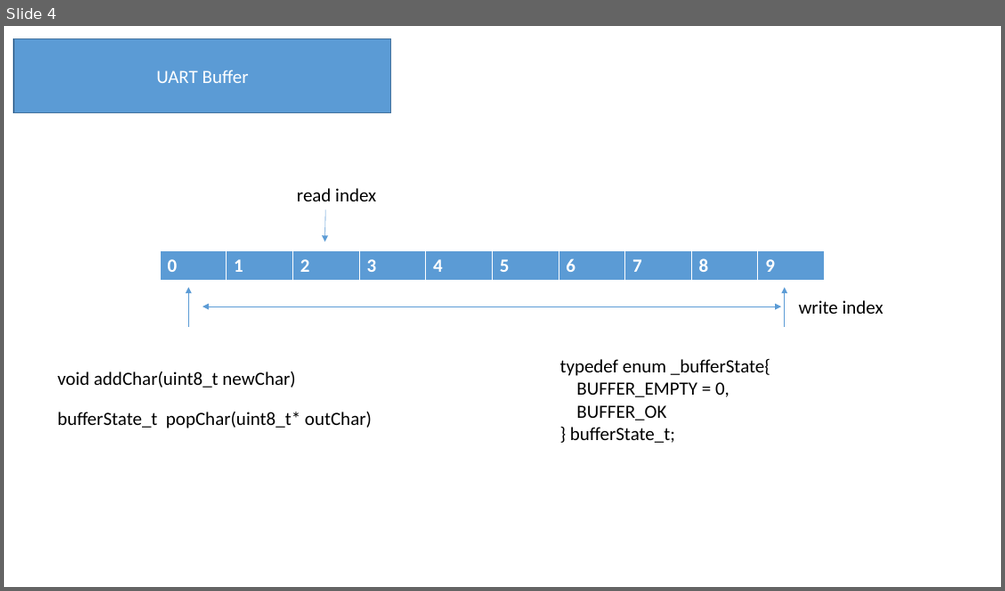
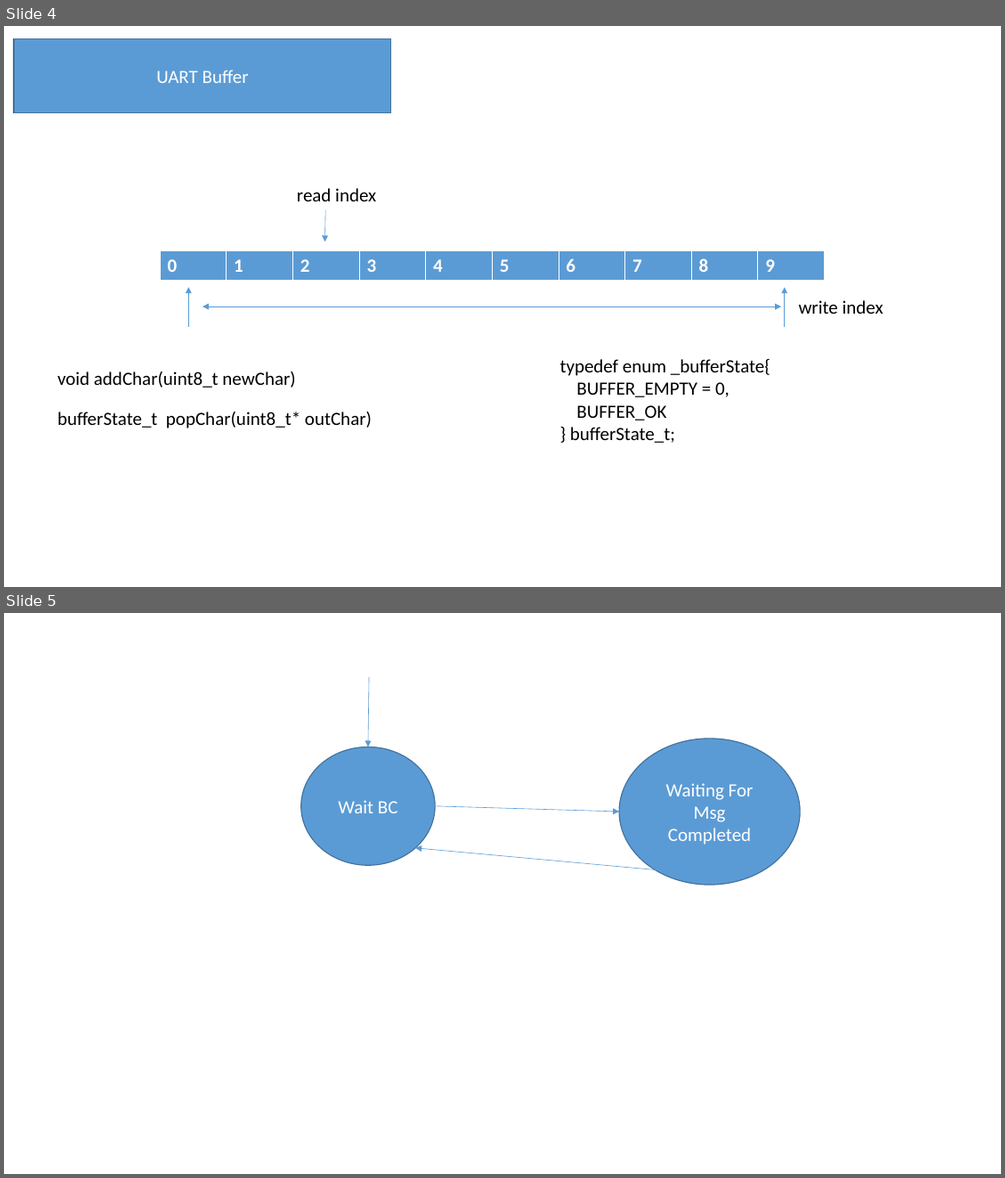
Before and after one commit to axperotto/ConsoleApplicationC, a slide deck: Presentazione standard1.pptx. Shown one above the other, each under a label of ours: slide 4 before the commit, slides 4 and 5 after it. The pictures are 1005x591 and 1005x1178 pixels, drawn with LibreOffice and Linux fonts; fonts in the diff are those of the drawing. Boxes give left, top, right and bottom in pixels: in the first picture for what was removed or moved away, otherwise in the second. Text is boxed around its words. In the diff, an @@ line names an element or a change of style, - is before the commit and + after.

Commit message:
update Slides

```diff
--- a/Presentazione standard1.pptx
+++ b/Presentazione standard1.pptx
@@ slide 5 added at box(4, 613, 1001, 1174), background #FFFFFF @@
@@ arrow added from (369, 676) to (368, 747), #5B9BD5 0.5 pt @@
@@ ellipse added at box(619, 738, 801, 884), fill #5B9BD5, outline #43739E 1 pt, 18 pt, text #FFFFFF @@
+Waiting For Msg Completed
@@ ellipse added at box(301, 747, 435, 865), fill #5B9BD5, outline #43739E 1 pt, 18 pt, text #FFFFFF @@
+Wait BC
@@ arrow added from (435, 806) to (619, 811), #5B9BD5 0.5 pt @@
@@ arrow added from (710, 875) to (415, 848), #5B9BD5 0.5 pt @@
```
